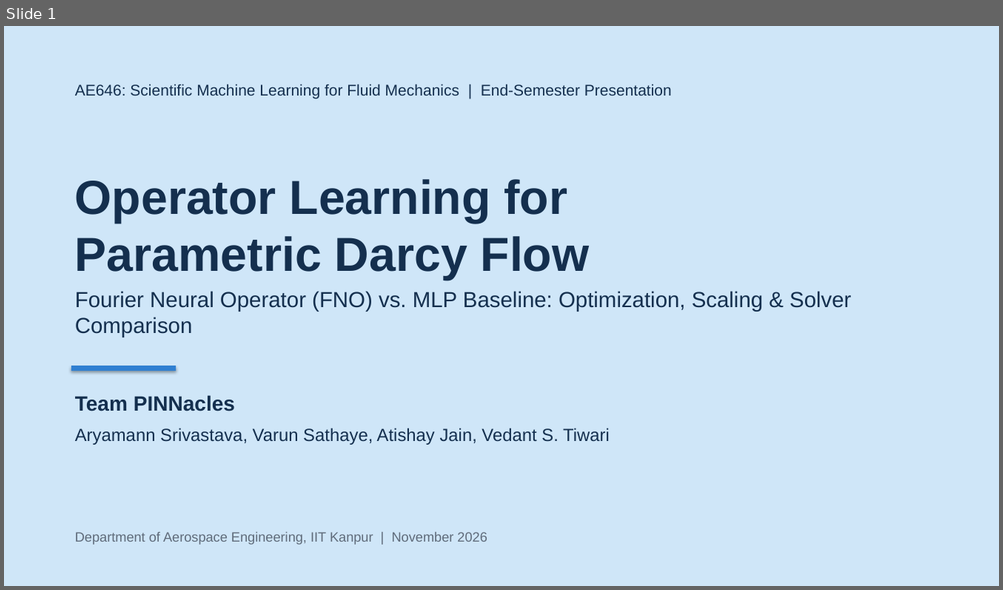
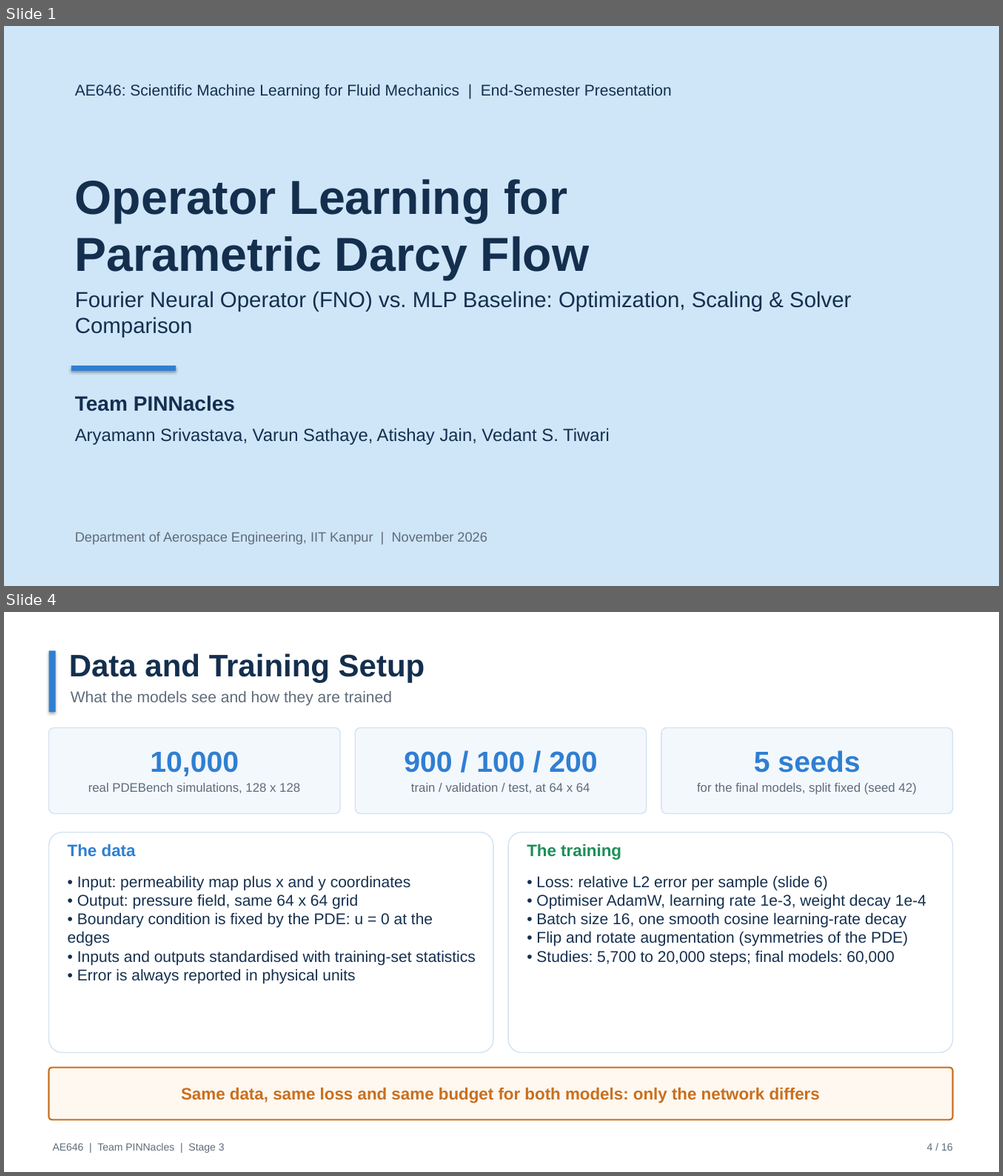
Before and after one commit to ARYAMANN7279/AE646-PINNacles, a slide deck: stage3/PINNacles_Stage3_FinalPresentation.pptx. Shown one above the other, each under a label of ours: slide 1 before the commit, slides 1 and 4 after it; the slides between them are not shown. The pictures are 1003x590 and 1003x1176 pixels, drawn with LibreOffice and Linux fonts; fonts in the diff are those of the drawing. Boxes give left, top, right and bottom in pixels: in the first picture for what was removed or moved away, otherwise in the second. Text is boxed around its words. In the diff, an @@ line names an element or a change of style, - is before the commit and + after.

Commit message:
Stage 3 deck: 16 slides with TA suggestions (Darcy equation, objectives/phases, models, data/training, hyperparameters, MLP limit, limitations)

```diff
--- a/stage3/PINNacles_Stage3_FinalPresentation.pptx
+++ b/stage3/PINNacles_Stage3_FinalPresentation.pptx
@@ slide 4 added at bbox=[4, 612, 999, 1172], background #FFFFFF @@
@@ rectangle added at bbox=[49, 650, 56, 712], fill #2F7FD1 @@
@@ text added at bbox=[69, 653, 425, 682], 30 pt, text #142F4E, bold @@
+Data and Training Setup
@@ text added at bbox=[71, 691, 392, 706], 15 pt, text #5F6B7A @@
+What the models see and how they are trained
@@ rounded rectangle added at bbox=[49, 727, 340, 813], fill #F3F8FD, outline #D3E3F3 1 pt @@
@@ rounded rectangle added at bbox=[355, 727, 646, 813], fill #F3F8FD, outline #D3E3F3 1 pt @@
@@ rounded rectangle added at bbox=[661, 727, 952, 813], fill #F3F8FD, outline #D3E3F3 1 pt @@
@@ text added at bbox=[150, 751, 239, 776], 28 pt, text #2F7FD1, bold @@
+10,000
@@ text added at bbox=[404, 751, 597, 773], 28 pt, text #2F7FD1, bold @@
+900 / 100 / 200
@@ text added at bbox=[754, 750, 859, 773], 28 pt, text #2F7FD1, bold @@
+5 seeds
@@ text added at bbox=[88, 783, 300, 793], 12 pt, text #5F6B7A @@
+real PDEBench simulations, 128 x 128
@@ text added at bbox=[411, 783, 590, 793], 12 pt, text #5F6B7A @@
+train / validation / test, at 64 x 64
@@ text added at bbox=[697, 783, 916, 795], 12 pt, text #5F6B7A @@
+for the final models, split fixed (seed 42)
@@ rounded rectangle added at bbox=[49, 833, 493, 1052], fill #FFFFFF, outline #D3E3F3 1 pt @@
@@ rounded rectangle added at bbox=[508, 833, 952, 1052], fill #FFFFFF, outline #D3E3F3 1 pt @@
@@ text added at bbox=[68, 844, 136, 856], 16 pt, text #2F7FD1, bold @@
+The data
@@ text added at bbox=[526, 844, 621, 860], 16 pt, text #1E8E5A, bold @@
+The training
@@ text added at bbox=[68, 875, 475, 983], 15 pt, text #142F4E @@
+• Input: permeability map plus x and y coordinates
+• Output: pressure field, same 64 x 64 grid
+• Boundary condition is fixed by the PDE: u = 0 at the edges
+• Inputs and outputs standardised with training-set statistics
+• Error is always reported in physical units
@@ text added at bbox=[536, 875, 926, 965], 15 pt, text #142F4E @@
+• Loss: relative L2 error per sample (slide 6)
+• Optimiser AdamW, learning rate 1e-3, weight decay 1e-4
+• Batch size 16, one smooth cosine learning-rate decay
+• Flip and rotate augmentation (symmetries of the PDE)
+• Studies: 5,700 to 20,000 steps; final models: 60,000
@@ rounded rectangle added at bbox=[49, 1067, 952, 1120], fill #FFF8F0, outline #C96F1E 1.5 pt @@
@@ text added at bbox=[181, 1087, 819, 1103], 16 pt, text #C96F1E, bold @@
+Same data, same loss and same budget for both models: only the network differs
@@ text added at bbox=[53, 1143, 225, 1153], 10 pt, text #5F6B7A @@
+AE646 | Team PINNacles | Stage 3
@@ text added at bbox=[927, 1143, 953, 1151], 10 pt, text #5F6B7A @@
+4 / 16
```
Also in this commit, not shown: 9 slides changed, 5 other slides added, 2 slides removed, 13 other files.
